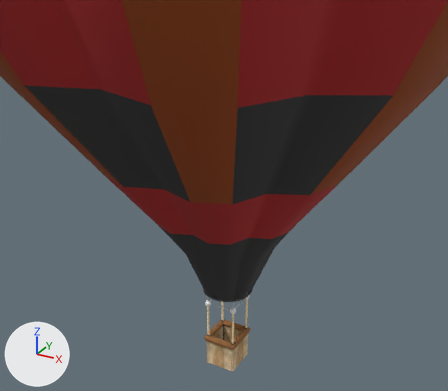
Renders of the glTF model hotAirBalloon.gltf from each side of a commit.
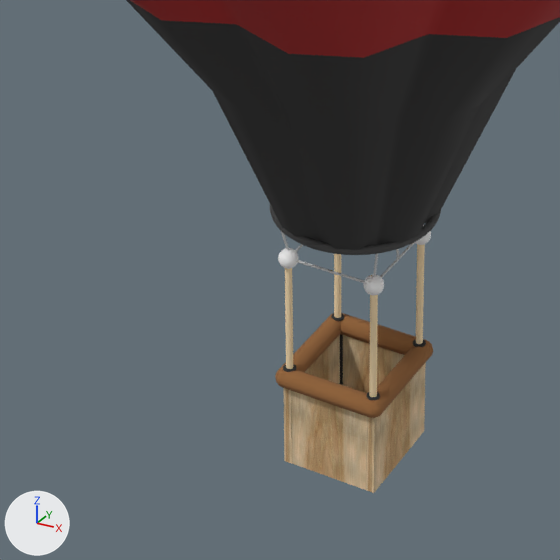
There are two pictures of each version: one whole from a 50 mm camera at (10.89, -20.13, 18.64) aimed at (-1.44, 2.28, 7.43), one close up on the part from 28% to 64% of the width and 58% to 100% of the height. Lighting does not change. The marker at lower left points along +X, +Y and +Z. Where no turn or scale is listed for an object, it has been applied to the vertices. Vertices at the same position are counted once.

Script lines for the objects in view, before the commit:
```python
ob_armrest = bpy.data.objects.new('armRest', me_mesh_12)
ob_armrest.location = (0.64, 0.01, 1.89)
ob_armrest_001 = bpy.data.objects.new('armRest.001', me_mesh_13)
ob_armrest_001.location = (-0.64, 0.01, 1.89)
ob_armrest_002 = bpy.data.objects.new('armRest.002', me_mesh_14)
ob_armrest_002.parent = ob_gondolaassembly
ob_armrest_002.location = (0.0, 4.3, -11.2)
ob_armrest_002.rotation_euler = (1.571, 0.0, -1.571)  # degrees (90, 0, -90)
ob_armrest_003 = bpy.data.objects.new('armRest.003', me_mesh_14)
ob_armrest_003.parent = ob_gondolaassembly
ob_armrest_003.location = (0.0, -4.3, -11.2)
ob_armrest_003.rotation_euler = (1.571, 0.0, -1.571)  # degrees (90, 0, -90)
ob_basketinnerwall = bpy.data.objects.new('basketInnerWall', me_mesh_16)
ob_basketinnerwall.location = (0.0, 0.67, 1.2)
ob_basketinnerwall_001 = bpy.data.objects.new('basketInnerWall.001', me_mesh_17)
ob_basketinnerwall_001.location = (0.0, -0.65, 1.2)
ob_basketinnerwall_002 = bpy.data.objects.new('basketInnerWall.002', me_mesh_18)
ob_basketinnerwall_002.location = (-0.61, 0.01, 1.2)
ob_basketinnerwall_003 = bpy.data.objects.new('basketInnerWall.003', me_mesh_19)
ob_basketinnerwall_003.location = (0.6, 0.01, 1.2)
ob_envelopebottomband = bpy.data.objects.new('envelopeBottomBand', me_mesh_25)
ob_envelopebottomband.location = (0.0, 0.0, 0.0)
# also in view: 'Torus' at (0.0, 0.0, 4.28); 'envelopeTopBand' at (0.0, 0.0, 20.64); 'gondonaConnector_3' at (0.6, 0.64, 2.8); 'gondonaConnector' at (-0.61, -0.64, 2.8); 'gondonaConnector_1' at (0.6, -0.64, 2.8)
```
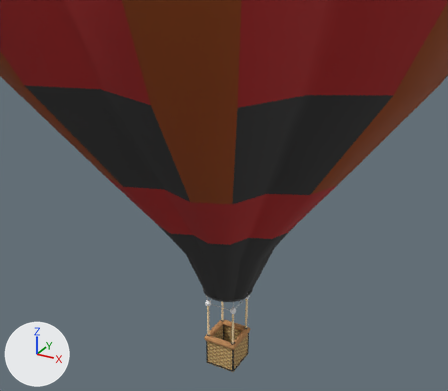
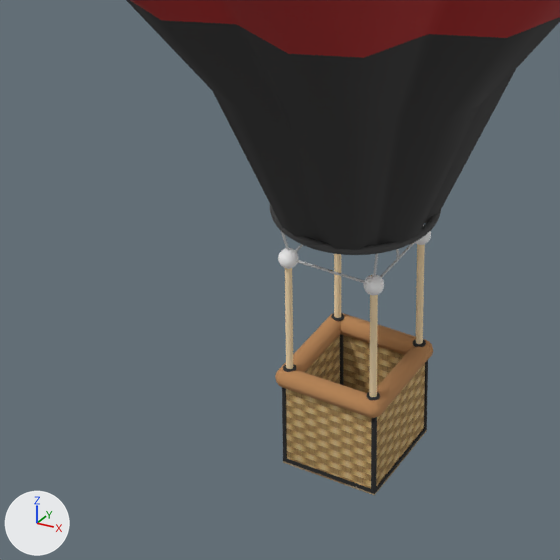
The change, as a list of edits to the scene's bpy script:
```text
Change mat_material_8:
    mat_material_8.base_color: (0.309, 0.136, 0.0437) -> (0.521, 0.258, 0.102)  # brown #97673b -> orange #bf8b5a
Change mat_material_10:
    add n3 = _N.new('ShaderNodeMix'); n3.name = 'Mix'
    add n3.data_type = 'RGBA'
    add n3.blend_type = 'MULTIPLY'
    add n3.inputs[0].default_value = 1.0  # 'Factor'
    add n3.inputs[7].default_value = (0.509, 0.509, 0.509, 1.0)  # 'B', grey #bdbdbd
    where n2 = _N.new('ShaderNodeTexImage'); n2.name = 'Image Texture'
    where n0 = _N.new('ShaderNodeBsdfPrincipled'); n0.name = 'Principled BSDF'
    remove _L.new(n2.outputs[0], n0.inputs[0])  # 'Color' to 'Base Color'
    add _L.new(n3.outputs[2], n0.inputs[0])  # 'Result' to 'Base Color'
    add _L.new(n2.outputs[0], n3.inputs[6])  # 'Color' to 'A'
Change mat_material_11:
    remove mat_material_11.base_color = (0.0194, 0.0194, 0.0194)  # black #262626
    add mat_material_11.texture = img_image_2
Change me_mesh_16:
    where me_mesh_16.from_pydata(...)  # 8 vertices, 12 faces; spans x -0.559..0.559, y -0.056..0.056, z -0.639..0.639
    remove me_mesh_16.materials.append(mat_material_10)  # picture img_image_1
    add me_mesh_16.materials.append(mat_material_11)  # picture img_image_2
Change me_mesh_17:
    where me_mesh_17.from_pydata(...)  # 8 vertices, 12 faces; spans x -0.559..0.559, y -0.056..0.056, z -0.639..0.639
    remove me_mesh_17.materials.append(mat_material_10)  # picture img_image_1
    add me_mesh_17.materials.append(mat_material_11)  # picture img_image_2
Change me_mesh_18:
    where me_mesh_18.from_pydata(...)  # 8 vertices, 12 faces; spans x -0.056..0.056, y -0.719..0.719, z -0.639..0.639
    remove me_mesh_18.materials.append(mat_material_10)  # picture img_image_1
    add me_mesh_18.materials.append(mat_material_11)  # picture img_image_2
Change me_mesh_19:
    where me_mesh_19.from_pydata(...)  # 8 vertices, 12 faces; spans x -0.056..0.056, y -0.715..0.715, z -0.639..0.639
    remove me_mesh_19.materials.append(mat_material_10)  # picture img_image_1
    add me_mesh_19.materials.append(mat_material_11)  # picture img_image_2
Change me_mesh_20:
    where me_mesh_20.from_pydata(...)  # 8 vertices, 12 faces; spans x -0.025..0.025, y -0.025..0.025, z -0.65..0.65
    used by ob_box; parent = ob_air_balloon_expglb; location = (0.548, 0.613, 1.228)
    remove me_mesh_20.materials.append(mat_material_11)  # black #262626
    me_mesh_20 part 1: the whole mesh is scaled about its middle by (170, 186, 0.116)
    add me_mesh_20.materials.append(mat_material_10)
Add me_mesh_21_1:
    me_mesh_21_1.from_pydata(...)  # a box spanning x -0.025..0.025, y -0.025..0.025, z -0.65..0.65
    me_mesh_21_1.materials.append(mat_material_12)  # black #262626
Change ob_basketinnerwall:
    ob_basketinnerwall.location: (0.0, 0.67, 1.2) -> (0.0, 0.69, 1.2)
Change ob_basketinnerwall_001:
    ob_basketinnerwall_001.location: (0.0, -0.65, 1.2) -> (0.0, -0.66, 1.2)
Change ob_box:
    ob_box.location: (0.548, 0.613, 1.228) -> (0.0272, 0.0809, -19.5)
Change ob_box_001:
    ob_box_001: bpy.data.objects.new('Box.001', me_mesh_20) -> bpy.data.objects.new('Box.001', me_mesh_21_1)
    ob_box_001.location: (-0.548, 0.613, 1.228) -> (0.657, 0.73, 1.227)
Change ob_box_002:
    ob_box_002: bpy.data.objects.new('Box.002', me_mesh_20) -> bpy.data.objects.new('Box.002', me_mesh_21_1)
    ob_box_002.location: (-0.548, -0.584, 1.227) -> (-0.651, -0.702, 1.227)
Change ob_box_003:
    ob_box_003: bpy.data.objects.new('Box.003', me_mesh_20) -> bpy.data.objects.new('Box.003', me_mesh_21_1)
Add ob_innerhorizframe_001:
    ob_innerhorizframe_001 = bpy.data.objects.new('innerHorizFrame.001', me_mesh_24_1)  # a box spanning x -0.635..0.635, y -0.08..0.08, z -0.025..0.025; in mat_material_12 (black #262626)
    ob_innerhorizframe_001.location = (0.0, -0.65, 0.6)
Add ob_innervertframe_001:
    ob_innervertframe_001 = bpy.data.objects.new('innerVertFrame.001', me_mesh_21_1)
    ob_innervertframe_001.parent = ob_air_balloon_expglb
    ob_innervertframe_001.location = (-0.548, 0.613, 1.228)
Add ob_outerhorizframe:
    ob_outerhorizframe = bpy.data.objects.new('outerHorizFrame', me_mesh_22_1)  # a box spanning x -0.08..0.08, y -0.693..0.693, z -0.025..0.025; in mat_material_12 (black #262626)
    ob_outerhorizframe.location = (0.6, 0.01, 0.6)
```

Changed parts and their boxes (x1, y1, x2, y2) in the close-ups (560 x 560 px; the box of a moved part takes in the faces that stretch with it):
'basketInnerWall.001', recoloured, surface changed, moved
    before: (291, 391, 367, 490)
    after: (286, 389, 372, 489)
'basketInnerWall.003', recoloured, surface changed
    both: (366, 363, 426, 493)
'armRest.003', recoloured
    both: (275, 368, 384, 418)
'basketInnerWall', recoloured, surface changed, moved
    both: (343, 335, 404, 393)
'basketInnerWall.002', recoloured, surface changed
    both: (283, 335, 340, 464)
'armRest.002', recoloured
    both: (340, 313, 433, 358)
'armRest', recoloured
    both: (372, 340, 432, 412)
'armRest.001', recoloured
    both: (281, 314, 341, 372)
'Box.003', surface changed, recoloured, mesh rescaled (not visible before)
    after: (371, 417, 377, 494)
'Box.001', surface changed, recoloured, mesh rescaled, reshaped, moved
    before: (340, 334, 343, 385)
    after: (424, 360, 428, 431)
'innerHorizFrame.001', added
    after: (286, 459, 371, 492)
'outerHorizFrame', added
    after: (376, 428, 425, 492)
'Box', recoloured, surface changed, mesh rescaled, moved (not visible before)
    after: (283, 430, 427, 495)
part 1 of me_mesh_20, moved or reshaped
    before: (340, 334, 343, 385)
    after: (283, 430, 427, 495)
